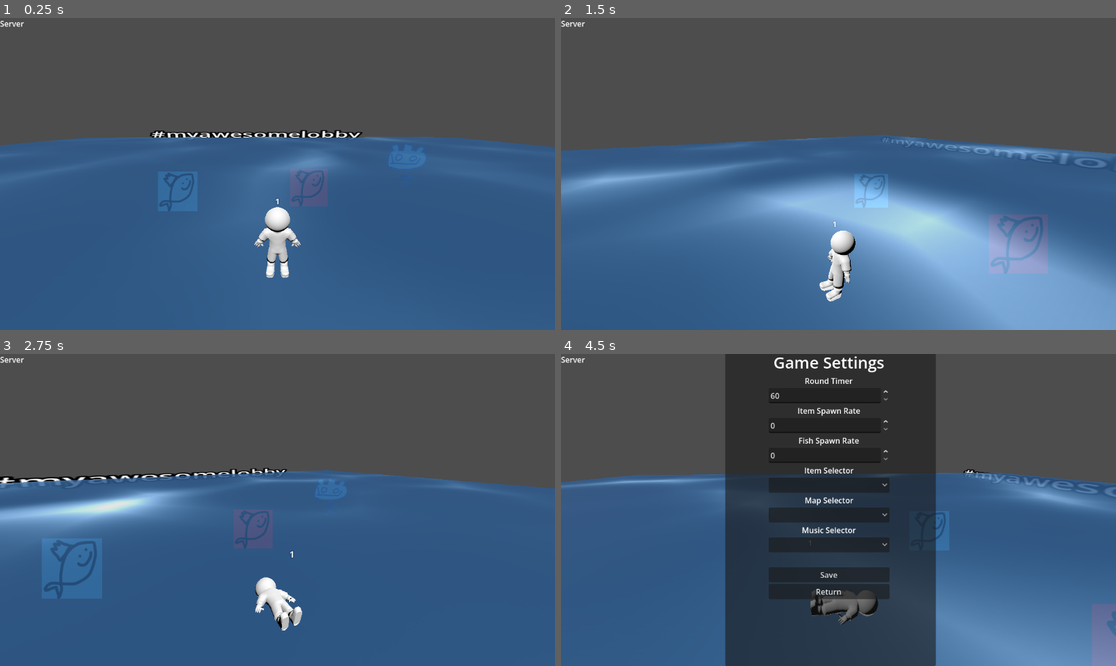
Above: before the commit, frames 1-4 (two rows, left to right).
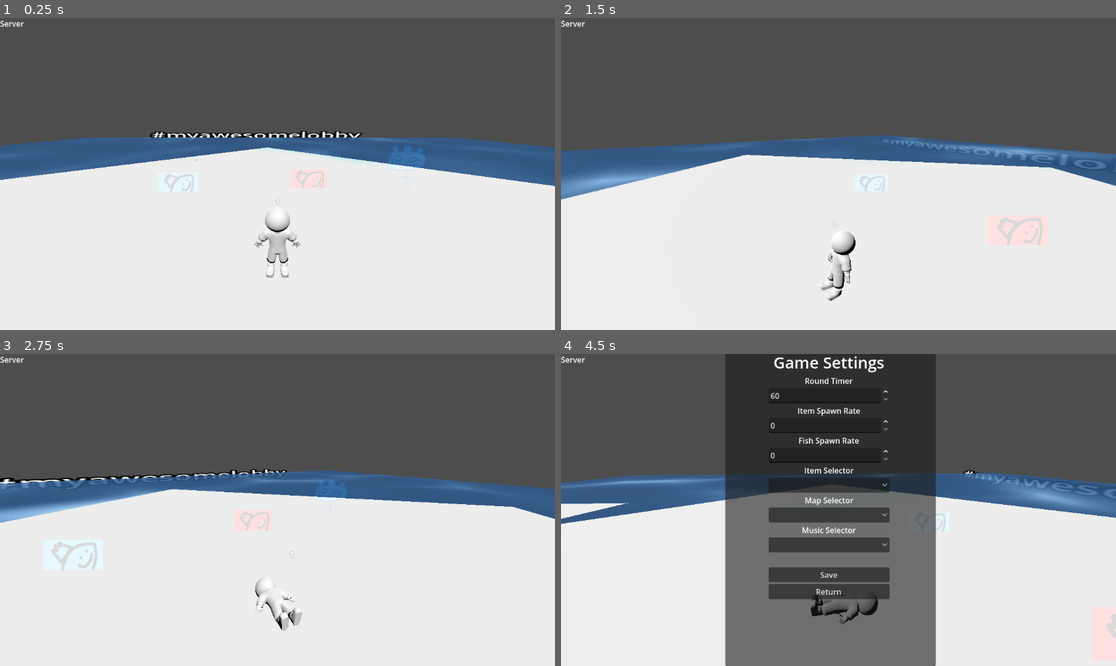
Above: after the commit, the same moments.

Repository: gmuGADIG/King-Fisher
Game: Godot game, scene res://world/lobby/lobby.tscn
The game is run twice, just before and just after one commit, with the same random seed, the same clock (stepped at 60 frames per second) and the same inputs. This scene is started directly instead of the project's main scene.
Inputs (mouse positions are in pixels of both pictures, inside the frame that each line leads up to):
- Up to frame 1 (0.25 s): no input
- Up to frame 2 (1.5 s): tap Enter (test1) at 0.5 s; move the mouse to (866, 174) at 0.52 s; hold W (move_up) from 0.53 s (still down); click (866, 174) at 0.6 s; tap Space (jump) at 0.77 s; move the mouse to (810, 174) at 1.27 s; tap \ (print_players) at 1.35 s
- Up to frame 3 (2.75 s): keep holding W (move_up); tap Space (jump) at 1.52 s; move the mouse to (288, 503) at 2.02 s; hold Tab (scoreboard) from 2.03 s (still down)
- Up to frame 4 (4.5 s): keep holding W (move_up); move the mouse to (832, 516) at 2.77 s; release Tab (scoreboard) at 2.78 s; tap Enter (test1) at 2.85 s; click (832, 516) at 2.92 s; tap Space (jump) at 3.02, 3.77 s; move the mouse to (877, 513) at 3.52 s; hold Right mouse button (use_item) 3.53-4.28 s; tap Escape (Menu) at 4.15 s; move the mouse to (794, 506) at 4.27 s; tap Ctrl at 4.35 s

The runs differ from the first frame. In frame 1, 53% of the frame differs, in the area x 0-100%, y 35-100%; in frame 2, 51%; in frame 3, 53%, in the area x 0-100%, y 36-100%; in frame 4, 52%.

Commit message:
Whitebox ship

Diff:
--- a/world/lobby/lobby.tscn
+++ b/world/lobby/lobby.tscn
@@ -10,7 +10,10 @@
 [sub_resource type="PlaneMesh" id="PlaneMesh_7tkdc"]
 
 [sub_resource type="BoxShape3D" id="BoxShape3D_c06ik"]
-size = Vector3(61.3161, 0.17199707, 50.24202)
+size = Vector3(60.713543, 0.17199707, 61.283077)
+
+[sub_resource type="BoxShape3D" id="BoxShape3D_56mmg"]
+size = Vector3(3.8935547, 1, 1.6055908)
 
 [node name="Lobby" unique_id=1751753838 instance=ExtResource("1_cv4rh")]
 
@@ -33,27 +36,40 @@
 transform = Transform3D(50, 0, 0, 0, 1, 0, 0, 0, 50, 0, 0, 0)
 
 [node name="RigidBody3D" type="RigidBody3D" parent="." index="7" unique_id=1793351237]
-visible = false
 collision_mask = 3
 freeze = true
 
 [node name="MeshInstance3D" type="MeshInstance3D" parent="RigidBody3D" index="0" unique_id=677414344]
-transform = Transform3D(27.936956, 0, 0, 0, 1, 0, 0, 0, 23.316448, 5.9605145, -0.053733528, 0.012764931)
+transform = Transform3D(14.142136, 0, 14.142136, 0, 1, 0, -14.142136, 0, 14.142136, 0, 0, 0)
 layers = 3
 mesh = SubResource("PlaneMesh_7tkdc")
 
 [node name="CollisionShape3D" type="CollisionShape3D" parent="RigidBody3D" index="1" unique_id=1749416138]
-transform = Transform3D(1, 0, 0, 0, 1, 0, 0, 0, 1, 5.610321, -0.093811035, -0.15758514)
+transform = Transform3D(0.45961937, 0, 0.45961937, 0, 0.65, 0, -0.45961937, 0, 0.45961937, -0.073533535, 0, 0.18874168)
 shape = SubResource("BoxShape3D_c06ik")
 
-[node name="Label3D" type="Label3D" parent="." index="8" unique_id=1976693241]
+[node name="RigidBody3D2" type="RigidBody3D" parent="." index="8" unique_id=1703387591]
+transform = Transform3D(1, 0, 0, 0, 1, 0, 0, 0, 1, 0, 0, 27.75317)
+collision_mask = 3
+freeze = true
+
+[node name="MeshInstance3D" type="MeshInstance3D" parent="RigidBody3D2" index="0" unique_id=701330669]
+transform = Transform3D(15, 0, 0, 0, 1, 0, 0, 0, 6, 0, 0, 0)
+layers = 3
+mesh = SubResource("PlaneMesh_7tkdc")
+
+[node name="CollisionShape3D" type="CollisionShape3D" parent="RigidBody3D2" index="1" unique_id=100604462]
+transform = Transform3D(7.58, 0, 0, 0, 0.65, 0, 0, 0, 7.58, -0.22577125, 0, -0.07726288)
+shape = SubResource("BoxShape3D_56mmg")
+
+[node name="Label3D" type="Label3D" parent="." index="9" unique_id=1976693241]
 transform = Transform3D(11.387628, 0, 0, 0, 4.2672796, 0, 0, 0, 1, 0, 3.3720021, -9.835437)
 text = "#myawesomelobby"
 
-[node name="PauseMenu" parent="." index="9" unique_id=1167419055 instance=ExtResource("4_c06ik")]
+[node name="PauseMenu" parent="." index="10" unique_id=1167419055 instance=ExtResource("4_c06ik")]
 visible = false
 
-[node name="Helmet" parent="." index="10" unique_id=621433209 instance=ExtResource("5_vh6de")]
+[node name="Helmet" parent="." index="11" unique_id=621433209 instance=ExtResource("5_vh6de")]
 transform = Transform3D(1, 0, 0, 0, 1, 0, 0, 0, 1, 10.14792, 1.7071879, -5.6133504)
 collision_mask = 3
 item_name = "Helmet"
